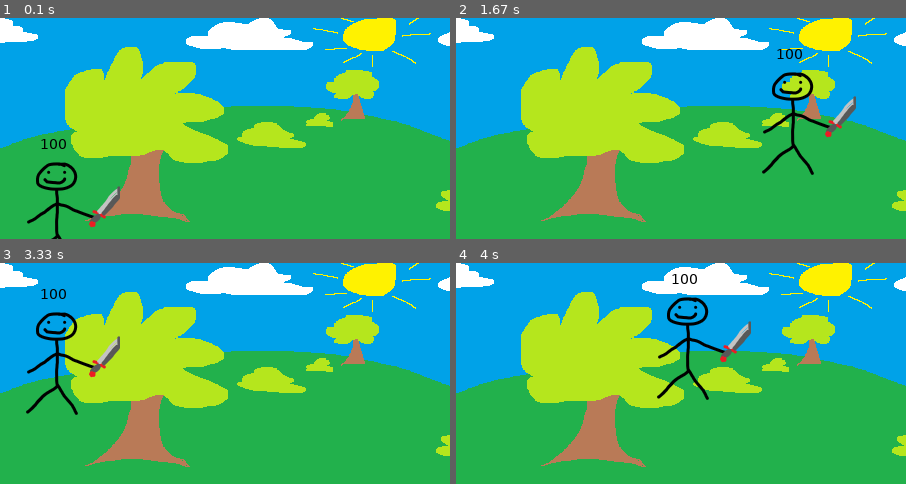
Above: before the commit, frames 1-4 (two rows, left to right).
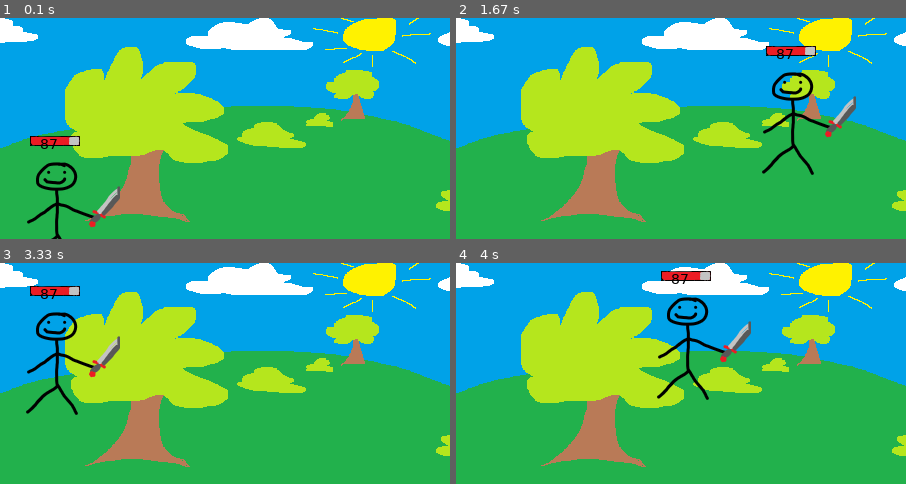
Above: after the commit, the same moments.

Repository: sorennx/Pygame-Project
Game: pygame game, started from main.py
Same seed, same stepped clock (60 frames per second), same inputs: the game is played once before the commit and once after it.
Inputs:
- Up to frame 1 (0.1 s): no input
- Up to frame 2 (1.67 s): hold D 0.33-0.8 s; hold W 0.83-1.13 s; hold D 1.17-1.63 s
- Up to frame 3 (3.33 s): hold A 1.67-2.2 s; hold S 2.23-2.53 s; hold A 2.57-2.97 s; hold W from 3 s (still down)
- Up to frame 4 (4 s): release W at 3.37 s; hold D from 3.4 s (still down)
The pictures show only the part of the screen within x 0-50%, y 3-53%; the shares and areas given below are measured in that part.

The runs differ from the first frame. In frame 1, 0.5% of the frame differs, in the area x 6-18%, y 53-60%; in frame 2, 0.5%, in the area x 68-80%, y 12-19%; in frame 3, 0.5%; in frame 4, 0.5%.

Commit message:
v0.0.2 - added characterHpBar with images

Diff:
--- a/main.py
+++ b/main.py
@@ -17,9 +17,18 @@
 BACKGROUND = pygame.image.load(os.path.join('Assets','Background.png'))
 EVILBAKER_CHARACTER_IMAGE = pygame.image.load(os.path.join('Assets','Evilbaker_Character.png'))
 EVILBAKER_CHARACTER_IMAGE = pygame.transform.scale(EVILBAKER_CHARACTER_IMAGE,(150,150))
+
+HP_BAR_FULL = pygame.image.load(os.path.join('Assets','HP_Bar_Full.png'))
+HP_BAR_80 = pygame.image.load(os.path.join('Assets','HP_BAR_80.png'))
+HP_BAR_60 = pygame.image.load(os.path.join('Assets','HP_BAR_60.png'))
+HP_BAR_40 = pygame.image.load(os.path.join('Assets','HP_BAR_40.png'))
+HP_BAR_20 = pygame.image.load(os.path.join('Assets','HP_BAR_20.png'))
 #Characters after scaling
 #BOB_CHARACTER = pygame.transform.scale(BOB_CHARACTER_IMAGE, (150,150))
 HEALTH_FONT = pygame.font.SysFont('comicsans', 40)
+
+#todo: hpBarAboveCharacter, hpBarInTheCorner, new models for the character, new background image, refractor code into different files/modules
+
 class Game(object):
     def __init__(self, gameName, tickRate,width, height):
         self.gameName = gameName
@@ -38,6 +47,7 @@
     def drawBackground(self, stage=0):
         if stage == 0:
             self.gameWindow.blit(BACKGROUND,(0,0))
+
     def getGameWindow(self):
         window = pygame.display.set_mode((self.width, self.height))  # window
         pygame.display.set_caption(self.gameName)
@@ -74,6 +84,7 @@
         charHptext = self.healthFont.render(str(char.currentHp), True, BLACK)
         self.gameWindow.blit(charHptext,(char.charPos.x+char.characterWidth/2-20, char.charPos.y-10))
         pygame.display.update()
+
     def mainLoop(self):
         run = True
         clock = pygame.time.Clock()
@@ -87,12 +98,29 @@
                     run = False
 
             self.drawWindow(bob1,evilbaker1)
+            self.updateCharacterHpBar(bob1)
             self.drawCharacterHp(bob1) #move those methods drawing characters to the class of the object ? add property so that when a character moves, hp moves too ?
             self.drawCharacterHp(evilbaker1)
+            bob1.currentHp = 87
             #self.characterList[0].charPos.x += 1
             keys_pressed = pygame.key.get_pressed()
 
             self.handleMovement(keys_pressed,bob1)
+
+    def updateCharacterHpBar(self,char):
+        char.hpBarAboveCharacter.x = char.charPos.x+char.characterWidth/2-30
+        char.hpBarAboveCharacter.y = char.charPos.y-10
+        if char.currentHp/char.maxHp >= 1:
+            self.gameWindow.blit(HP_BAR_FULL,(char.hpBarAboveCharacter.x, char.hpBarAboveCharacter.y))
+        elif char.currentHp/char.maxHp >= 0.8:
+            self.gameWindow.blit(HP_BAR_80, (char.hpBarAboveCharacter.x, char.hpBarAboveCharacter.y))
+        elif char.currentHp/char.maxHp >= 0.6:
+            self.gameWindow.blit(HP_BAR_60, (char.hpBarAboveCharacter.x, char.hpBarAboveCharacter.y))
+        elif char.currentHp/char.maxHp >= 0.4:
+            self.gameWindow.blit(HP_BAR_40, (char.hpBarAboveCharacter.x, char.hpBarAboveCharacter.y))
+        elif char.currentHp/char.maxHp >= 0.2:
+            self.gameWindow.blit(HP_BAR_20, (char.hpBarAboveCharacter.x, char.hpBarAboveCharacter.y))
+        pygame.display.update()
 
     def drawWindow(self, char1, enemy1):
         self.gameWindow.fill(WHITE)
@@ -130,8 +158,8 @@
         self.charPos = pygame.Rect(self.xStartCoords, self.yStartCoords, self.characterWidth, self.characterHeight)
         self.hpAboveCharacterHeight = 10
         self.hpAboveCharacterWidth = 50
-        #self.hpAboveCharacter = pygame.Rect(self.charPos.x+10, self.charPos.y+10, self.hpAboveCharacterWidth,self.characterHeight)
-
+        #self.hpAboveCharacter = pygame.Rect(self.charPos.x+10, self.charPos.y-10, self.hpAboveCharacterWidth,self.characterHeight)
+        self.hpBarAboveCharacter = pygame.Rect(self.characterWidth/2, self.charPos.y-10, self.hpAboveCharacterWidth, self.hpAboveCharacterHeight)
 
 class Hero(Character):
     pass
Binary file added: Assets/HP_Bar_20.png
Binary file added: Assets/HP_Bar_40.png
Binary file added: Assets/HP_Bar_60.png
Binary file added: Assets/HP_Bar_80.png
Binary file added: Assets/HP_Bar_Full.png
